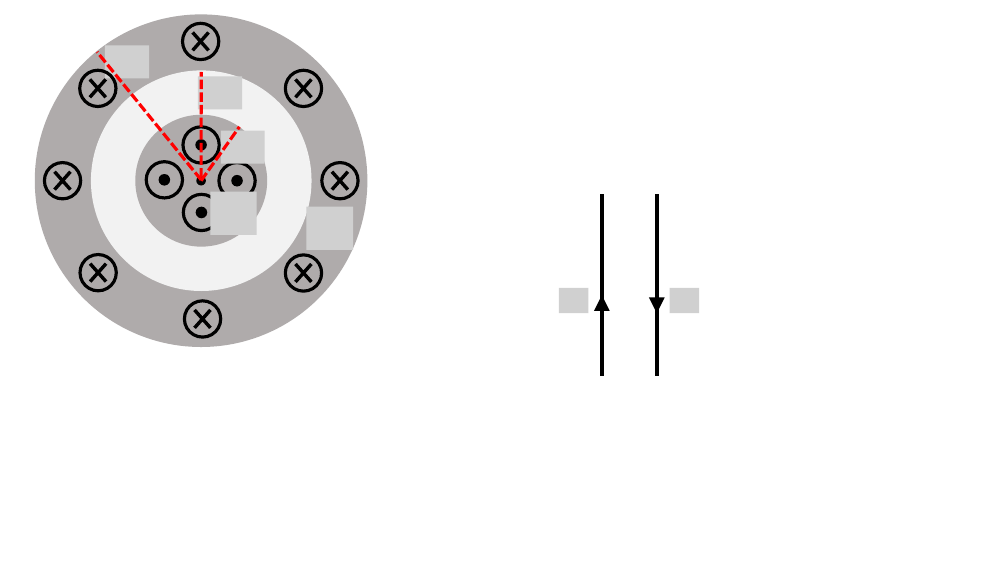
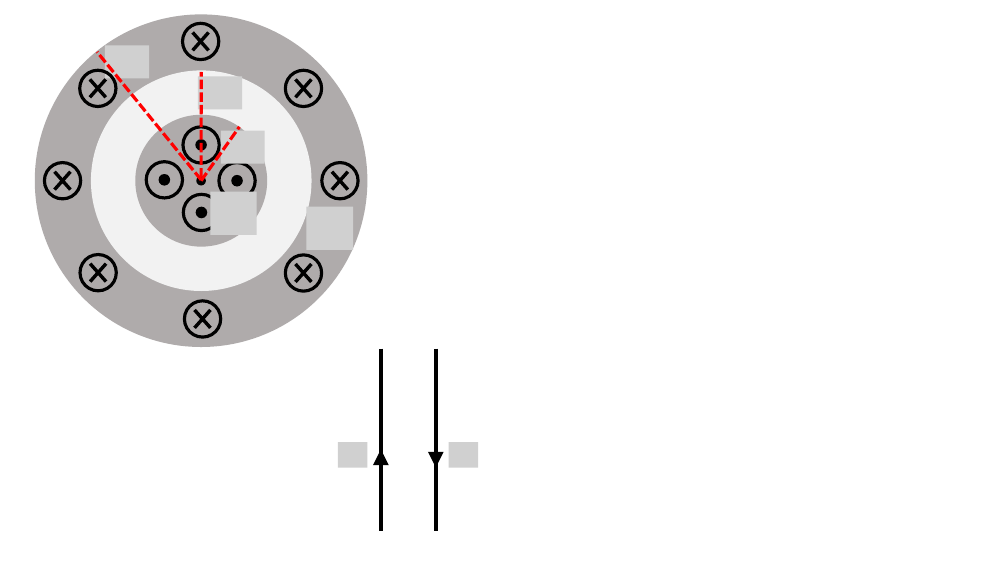
Before and after one commit to OSTP/PhysicsArtofModelling, a slide deck: slide 13 of tex/figures/MagneticSource/Figures.pptx. Drawn at 1008x567 pixels with LibreOffice and Linux fonts; fonts in the diff are those of the drawing; grey boxes stand for pictures. Boxes give left, top, right and bottom in pixels: in the first picture for what was removed or moved away, otherwise in the second. Text is boxed around its words. In the diff, an @@ line names an element or a change of style, - is before the commit and + after.

```diff
--- a/tex/figures/MagneticSource/Figures.pptx
+++ b/tex/figures/MagneticSource/Figures.pptx
@@ 2 pictures, 2 lines, 2 arrows: place and size @@
-2 pictures, 2 lines, 2 arrows at [559,194,699,377]
+2 pictures, 2 lines, 2 arrows at [338,349,479,531]
```
Also in this commit, not shown: 1 other slide changed, 3 slides added, 2 slides removed, 7 other files.
